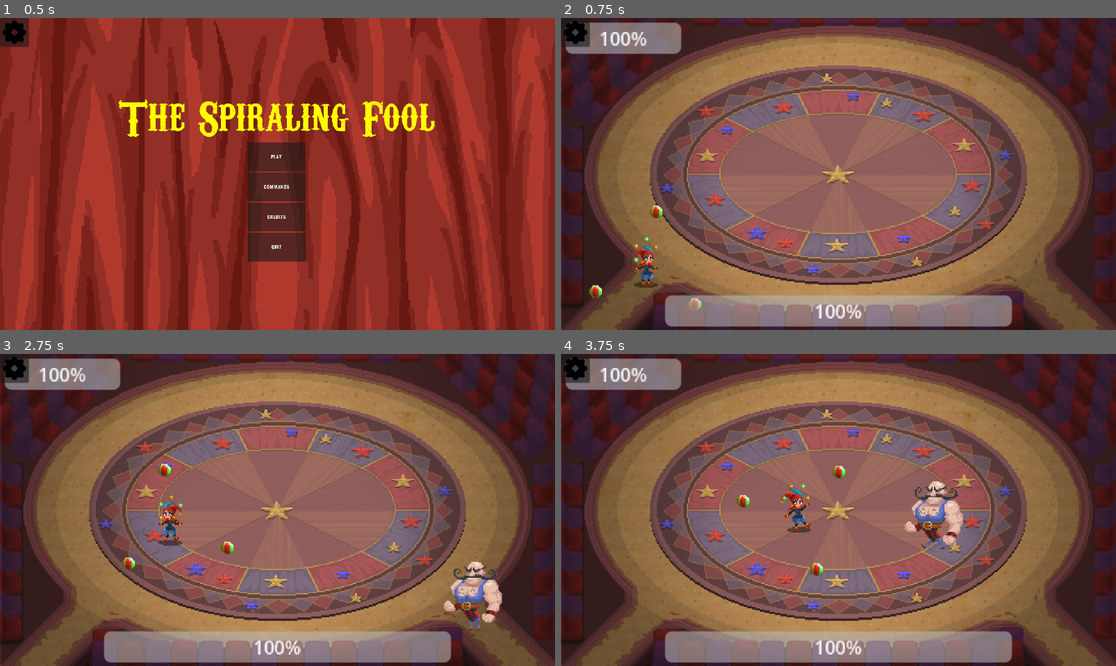
Above: before the commit, frames 1-4 (two rows, left to right).
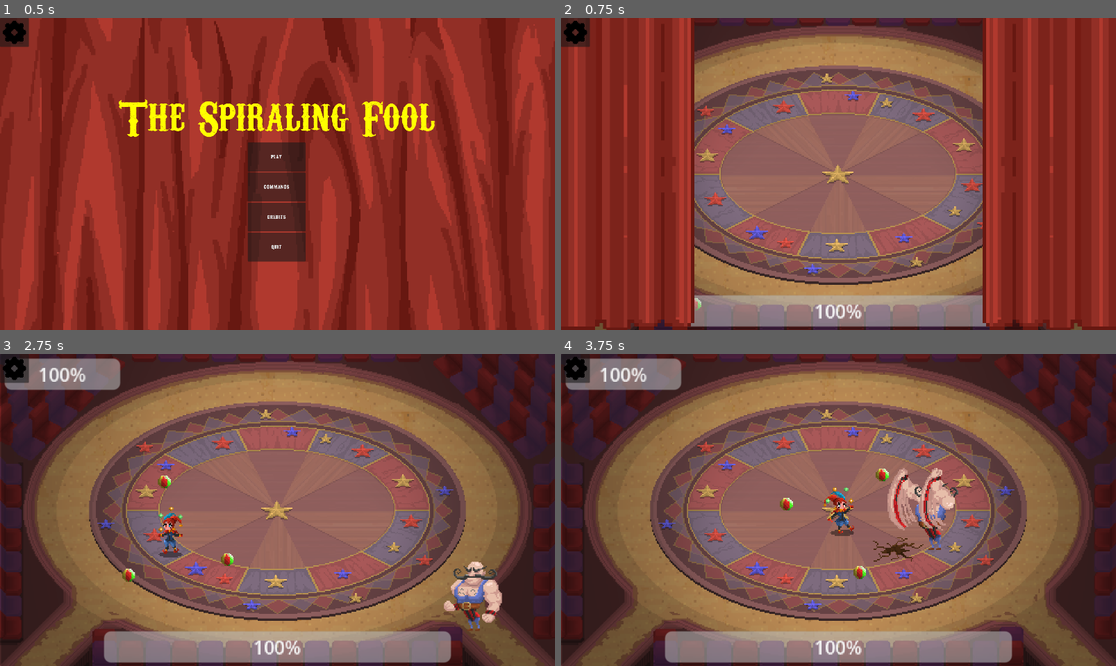
Above: after the commit, the same moments.

Repository: OscarPindaro/BossRushJam2025
Game: Godot game, scene res://scenes/controller/base_controller.tscn
The game is run twice, just before and just after one commit, with the same random seed, the same clock (stepped at 60 frames per second) and the same inputs.
Inputs (mouse positions are in pixels of both pictures, inside the frame that each line leads up to):
- Up to frame 1 (0.5 s): no input
- Up to frame 2 (0.75 s): click "Play" at 0.5 s
- Up to frame 3 (2.75 s): move the mouse to (399, 494) at 1.27 s; hold D (ui_right) 1.28-2.03 s; move the mouse to (166, 525) at 2.02 s; hold S (ui_down) from 2.03 s (still down)
- Up to frame 4 (3.75 s): move the mouse to (894, 441) at 2.77 s; release S (ui_down) at 2.78 s; hold D (ui_right) 2.78-3.53 s; move the mouse to (810, 572) at 3.52 s; hold W (ui_up) from 3.53 s (still down)

Frame 1 is identical in both runs. In frame 2, 47% of the frame differs, in the area x 0-100%, y 0-100%; in frame 3, 1.0%; in frame 4, 3.2%.

Commit message:
aggiunta animazione tenda e musica ai livelli

Diff:
--- a/scenes/bosses/ballerina/ballerina.tscn
+++ b/scenes/bosses/ballerina/ballerina.tscn
@@ -151,10 +151,10 @@
 }]
 
 [sub_resource type="CircleShape2D" id="CircleShape2D_kwmqf"]
+radius = 22.0
+
+[sub_resource type="CircleShape2D" id="CircleShape2D_vbfxy"]
 radius = 29.0
-
-[sub_resource type="CircleShape2D" id="CircleShape2D_vbfxy"]
-radius = 35.5106
 
 [node name="Ballerina" instance=ExtResource("1_5l7ns")]
 collision_layer = 2
@@ -162,13 +162,13 @@
 script = ExtResource("2_k2wil")
 cerchio_scene = ExtResource("3_ejb54")
 base_velocity = 0.0
-max_vel = 1200
-acceleration = 20
-dash_prob = 0.7
+max_vel = 1100.0
+acceleration = 15
+dash_prob = 0.5
 turn_speed = 1
-cerchio_dmg = 25.0
+cerchio_dmg = 5.0
 speed = 110.0
-initial_hp = 2000.0
+initial_hp = 3000.0
 collision_dmg = 8.0
 
 [node name="DoSomething" type="Timer" parent="." index="0"]
--- a/scenes/bosses/ballerina/cerchio.tscn
+++ b/scenes/bosses/ballerina/cerchio.tscn
@@ -10,7 +10,7 @@
 
 [node name="Cerchio" type="Area2D"]
 script = ExtResource("1_6bfop")
-speed = 5.0
+speed = 2.5
 
 [node name="Sprite2D" type="Sprite2D" parent="."]
 position = Vector2(1, 2)
--- a/scenes/bosses/strongman/stomp_attack.tscn
+++ b/scenes/bosses/strongman/stomp_attack.tscn
@@ -1,21 +1,21 @@
 [gd_scene load_steps=5 format=3 uid="uid://b3ygdh8sictui"]
 
 [ext_resource type="Script" path="res://scenes/bosses/strongman/stomp_attack.gd" id="1_8y7a3"]
-[ext_resource type="Texture2D" uid="uid://b0sviypnoxko3" path="res://asset/graphic/bosses/pestone_area.png" id="1_at4qs"]
+[ext_resource type="Texture2D" uid="uid://b4b3bygiv8ry7" path="res://asset/graphic/bosses/Crack.png" id="2_ramfo"]
 
 [sub_resource type="CapsuleShape2D" id="CapsuleShape2D_kgkj0"]
 radius = 7.6
 
 [sub_resource type="CircleShape2D" id="CircleShape2D_8kgh3"]
-radius = 100.0
+radius = 65.0
 
 [node name="StompAttack" type="Node2D"]
 texture_filter = 1
 script = ExtResource("1_8y7a3")
-interaction_radius = 100.0
+interaction_radius = 65.0
 
 [node name="StompSprite" type="Sprite2D" parent="."]
-texture = ExtResource("1_at4qs")
+texture = ExtResource("2_ramfo")
 
 [node name="HurtBox" type="Area2D" parent="."]
 collision_layer = 8
--- a/scenes/bosses/strongman/strong_man.tscn
+++ b/scenes/bosses/strongman/strong_man.tscn
@@ -183,15 +183,15 @@
 }]
 
 [sub_resource type="CapsuleShape2D" id="CapsuleShape2D_b0xfi"]
-radius = 22.0
-height = 56.0
+radius = 16.0
+height = 52.0
 
 [sub_resource type="CircleShape2D" id="CircleShape2D_ohr8r"]
 radius = 92.1954
 
 [sub_resource type="CapsuleShape2D" id="CapsuleShape2D_bcdil"]
-radius = 29.0
-height = 66.0
+radius = 19.0
+height = 52.0
 
 [node name="StrongMan" instance=ExtResource("1_2g1nu")]
 texture_filter = 1
@@ -200,18 +200,19 @@
 script = ExtResource("2_ha042")
 speed = 85.0
 initial_hp = 5000.0
-
-[node name="Animations" type="AnimatedSprite2D" parent="." index="0"]
+collision_dmg = 20.0
+
+[node name="StompAttack" parent="." index="0" instance=ExtResource("2_3rnbk")]
+position = Vector2(0, 109)
+
+[node name="Animations" type="AnimatedSprite2D" parent="." index="1"]
 sprite_frames = SubResource("SpriteFrames_67ako")
 animation = &"stomp_left"
 metadata/_edit_group_ = true
 
-[node name="CollisionShape2D" type="CollisionShape2D" parent="." index="1"]
+[node name="CollisionShape2D" type="CollisionShape2D" parent="." index="2"]
 position = Vector2(0, 2)
 shape = SubResource("CapsuleShape2D_b0xfi")
-
-[node name="StompAttack" parent="." index="2" instance=ExtResource("2_3rnbk")]
-position = Vector2(0, 109)
 
 [node name="StompTimer" type="Timer" parent="." index="3"]
 wait_time = 0.1
@@ -238,6 +239,7 @@
 collision_layer = 2
 
 [node name="CollisionShape2D" type="CollisionShape2D" parent="Hurtbox" index="0"]
+position = Vector2(0, 4)
 shape = SubResource("CapsuleShape2D_bcdil")
 debug_color = Color(0.989144, 0.100486, 0, 0.42)
 
--- a/scenes/controller/base_controller.tscn
+++ b/scenes/controller/base_controller.tscn
@@ -1,7 +1,8 @@
-[gd_scene load_steps=6 format=3 uid="uid://dy0dg87mqaucl"]
+[gd_scene load_steps=7 format=3 uid="uid://dy0dg87mqaucl"]
 
 [ext_resource type="PackedScene" uid="uid://cnlm6ho48juqv" path="res://scenes/menu/main_menu/main_menu.tscn" id="2_dobb5"]
 [ext_resource type="PackedScene" uid="uid://b2kq5erlme841" path="res://scenes/menu/settings_menu/settings_menu.tscn" id="2_qag8e"]
+[ext_resource type="AudioStream" uid="uid://gnltwn8l1bjc" path="res://asset/music/music_temp.wav" id="2_r6m8j"]
 [ext_resource type="Script" path="res://scenes/controller/menu_music.gd" id="3_5vsym"]
 [ext_resource type="Script" path="res://scenes/controller/scene_dock.gd" id="3_u4nt1"]
 [ext_resource type="PackedScene" uid="uid://c31dprby61dbw" path="res://scenes/menu/buttons/ButtonSettings/settings_button.tscn" id="5_2rffb"]
@@ -14,6 +15,7 @@
 layout_mode = 1
 
 [node name="MenuMusic" type="AudioStreamPlayer2D" parent="."]
+stream = ExtResource("2_r6m8j")
 bus = &"Music"
 script = ExtResource("3_5vsym")
 
--- a/scenes/controller/menu_music.gd
+++ b/scenes/controller/menu_music.gd
@@ -3,6 +3,7 @@
 
 # Called when the node enters the scene tree for the first time.
 func _ready() -> void:
+	print(name, ": play")
 	play()
 
 
@@ -12,8 +13,10 @@
 
 
 func _on_scene_dock_level_started() -> void:
+	print(name, ": stop")
 	stop()
 
 
 func _on_scene_dock_level_ended() -> void:
+	print(name, ": play")
 	play()
--- a/scenes/game/base_end_screen.tscn
+++ b/scenes/game/base_end_screen.tscn
@@ -18,7 +18,7 @@
 grow_horizontal = 2
 grow_vertical = 2
 script = ExtResource("1_w7mv7")
-title = "Gay Mover"
+title = "Game Over"
 
 [node name="Sprite2D" type="Sprite2D" parent="."]
 position = Vector2(960, 0)
@@ -37,7 +37,7 @@
 
 [node name="Label" type="Label" parent="HBoxContainer/VBoxContainer"]
 layout_mode = 2
-text = "Gay Mover"
+text = "Game Over"
 label_settings = SubResource("LabelSettings_70b55")
 horizontal_alignment = 1
 
--- a/scenes/game/game.gd
+++ b/scenes/game/game.gd
@@ -1,10 +1,18 @@
 extends BaseScene
 @export var win_screen : PackedScene
 @export var lose_screen : PackedScene
+@export var transition_duration: float = 1
+
+var following_scene : PackedScene
 
 # Called when the node enters the scene tree for the first time.
 func _ready() -> void:
-	#_win()
+	$StartingWhip.play()
+	$LevelMusic.play()
+	var tweenLx= get_tree().create_tween()
+	var tweenRx= get_tree().create_tween()
+	tweenLx.tween_property($CurtainLx, "position", $MarkerLxOpen.position, transition_duration).set_trans(Tween.TRANS_EXPO).set_ease(Tween.EASE_OUT)
+	tweenRx.tween_property($CurtainRx, "position", $MarkerRxOpen.position, transition_duration).set_trans(Tween.TRANS_EXPO).set_ease(Tween.EASE_OUT)
 	pass # Replace with function body.
 
 
@@ -13,7 +21,21 @@
 	pass
 
 func _win():
-	emit_signal("next_scene",win_screen)
+	following_scene = win_screen
+	_end_game()
 
 func _lose():
-	emit_signal("next_scene",lose_screen)
+	following_scene = lose_screen
+	_end_game()
+
+func _end_game():
+
+	var tweenLx = get_tree().create_tween()
+	var tweenRx = get_tree().create_tween()
+	tweenLx.tween_property($CurtainLx, "position", $MarkerClosed.position, transition_duration).set_trans(Tween.TRANS_EXPO).set_ease(Tween.EASE_OUT)
+	tweenRx.tween_property($CurtainRx, "position", $MarkerClosed.position, transition_duration).set_trans(Tween.TRANS_EXPO).set_ease(Tween.EASE_OUT)
+	tweenRx.tween_callback(_end_scene)
+
+
+func _end_scene():
+	emit_signal("next_scene",following_scene)
--- a/scenes/game/game.tscn
+++ b/scenes/game/game.tscn
@@ -1,10 +1,13 @@
-[gd_scene load_steps=8 format=3 uid="uid://c6yjvbaxt8tb"]
+[gd_scene load_steps=11 format=3 uid="uid://c6yjvbaxt8tb"]
 
 [ext_resource type="Script" path="res://scenes/game/game.gd" id="1_0u2hm"]
 [ext_resource type="PackedScene" uid="uid://d1sdkri0tjfcq" path="res://scenes/map/map.tscn" id="1_jcveh"]
 [ext_resource type="Script" path="res://scenes/menu/base_menu.gd" id="2_qw0xe"]
 [ext_resource type="PackedScene" uid="uid://cnulwif8u1373" path="res://scenes/game/base_end_screen.tscn" id="3_li1fu"]
 [ext_resource type="PackedScene" uid="uid://gpah4ea7go8w" path="res://scenes/menu/buttons/ButtonSceneChange/button_scene_change.tscn" id="3_ov6s2"]
+[ext_resource type="AudioStream" uid="uid://gnltwn8l1bjc" path="res://asset/music/music_temp.wav" id="6_5kwy7"]
+[ext_resource type="AudioStream" uid="uid://c5pccaj1f52c4" path="res://asset/sfx/UI/93100__cgeffex__whip-crack-01.wav" id="6_ogrh4"]
+[ext_resource type="Texture2D" uid="uid://fsau5087qvli" path="res://asset/graphic/TENDA.png" id="8_v1jdo"]
 
 [sub_resource type="LabelSettings" id="LabelSettings_ow6f8"]
 font_size = 128
@@ -26,5 +29,32 @@
 script = ExtResource("1_0u2hm")
 win_screen = SubResource("PackedScene_6hhc7")
 lose_screen = ExtResource("3_li1fu")
+transition_duration = 5.0
 
 [node name="Map" parent="." instance=ExtResource("1_jcveh")]
+
+[node name="StartingWhip" type="AudioStreamPlayer2D" parent="."]
+stream = ExtResource("6_ogrh4")
+bus = &"Sfx"
+
+[node name="LevelMusic" type="AudioStreamPlayer2D" parent="."]
+stream = ExtResource("6_5kwy7")
+bus = &"Music"
+
+[node name="CurtainRx" type="Sprite2D" parent="."]
+position = Vector2(240, 135)
+texture = ExtResource("8_v1jdo")
+
+[node name="CurtainLx" type="Sprite2D" parent="."]
+position = Vector2(240, 135)
+scale = Vector2(-1, 1)
+texture = ExtResource("8_v1jdo")
+
+[node name="MarkerRxOpen" type="Marker2D" parent="."]
+position = Vector2(720, 135)
+
+[node name="MarkerLxOpen" type="Marker2D" parent="."]
+position = Vector2(-240, 135)
+
+[node name="MarkerClosed" type="Marker2D" parent="."]
+position = Vector2(240, 135)
--- a/scenes/menu/buttons/AudioSlider/audio_slider.gd
+++ b/scenes/menu/buttons/AudioSlider/audio_slider.gd
@@ -4,6 +4,7 @@
 @export var bus_name : String
 @export var label_text :String
 var bus_index
+var max_volume
 
 # Called when the node enters the scene tree for the first time.
 func _ready() -> void:
@@ -13,7 +14,8 @@
 		$LabelContainer/Label.text = name
 	bus_index = AudioServer.get_bus_index(bus_name)
 	print (bus_index)
-	$SliderContainer/Volume.value = db_to_linear(AudioServer.get_bus_volume_db(bus_index))
+	max_volume = db_to_linear(AudioServer.get_bus_volume_db(bus_index))
+	#$SliderContainer/Volume.value = 100 #AudioServer.get_bus_volume_db(bus_index)#db_to_linear(AudioServer.get_bus_volume_db(bus_index))
 	print($SliderContainer/Volume.value)
 
 
--- a/scenes/player/player.tscn
+++ b/scenes/player/player.tscn
@@ -84,7 +84,7 @@
 collision_mask = 14
 script = ExtResource("1_iqo1o")
 initial_hp = 1000.0
-SPEED = 300.0
+SPEED = 500.0
 
 [node name="Animations" type="AnimatedSprite2D" parent="."]
 position = Vector2(-3, -9)
Binary file added: asset/graphic/TENDA.png
Not shown, added: asset/graphic/TENDA.png.import
Binary file added: asset/graphic/bosses/Crack.png
Not shown, added: asset/graphic/bosses/Crack.png.import
Binary file added: asset/graphic/bosses/Vortex.png
Not shown, added: asset/graphic/bosses/Vortex.png.import
Not shown: 1 places in scenes/menu/main_menu/main_menu.tscn that only renumber resources
